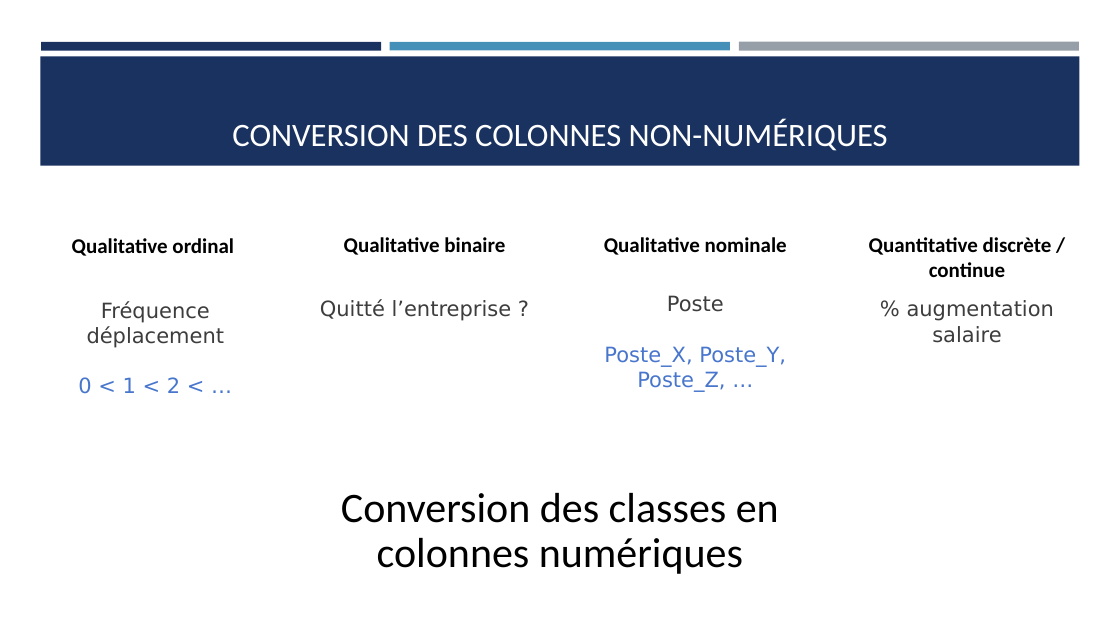
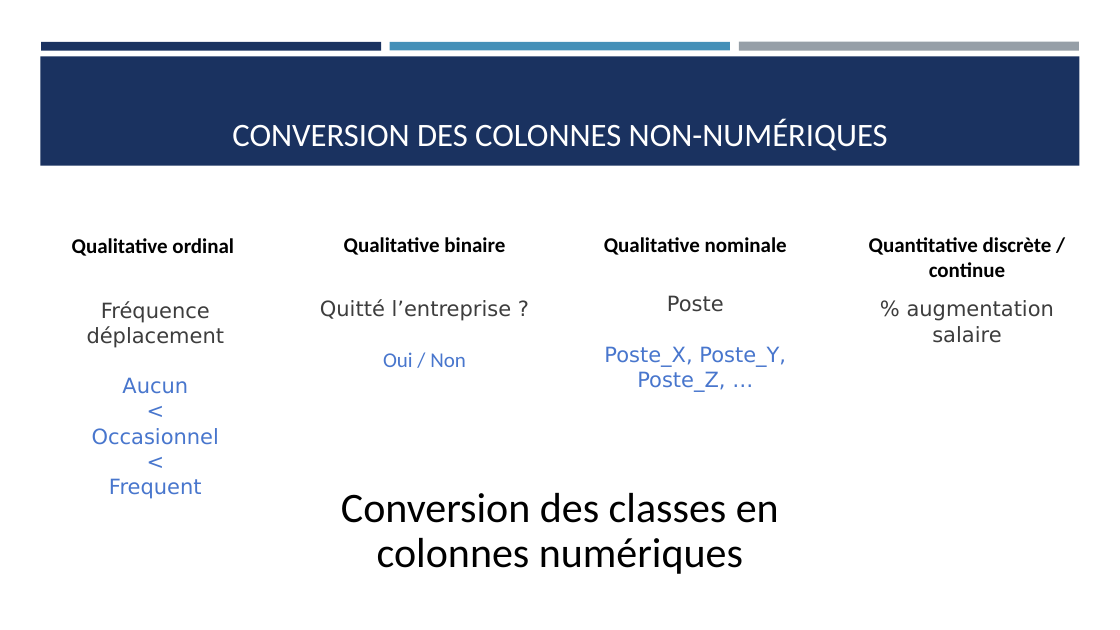
Before and after one commit to Ace4teaM/OCR-NovaTech, a slide deck: slide 11 of Presentation.pptx (slide 13 before the commit). Drawn at 1120x630 pixels with LibreOffice and Linux fonts; fonts in the diff are those of the drawing. Boxes give left, top, right and bottom in pixels: in the first picture for what was removed or moved away, otherwise in the second. Text is boxed around its words. In the diff, an @@ line names an element or a change of style, - is before the commit and + after.

```diff
--- a/Presentation.pptx
+++ b/Presentation.pptx
@@ text at (383,352,466,367): paragraph added @@
+Oui / Non
@@ text at (92,377,219,499): text changed @@
-0 < 1 < 2 < …
+Aucun
+<
+Occasionnel
+<
+Frequent
```
Also in this commit, not shown: 16 other slides changed, 8 slides added, 5 slides removed, 6 other files.
